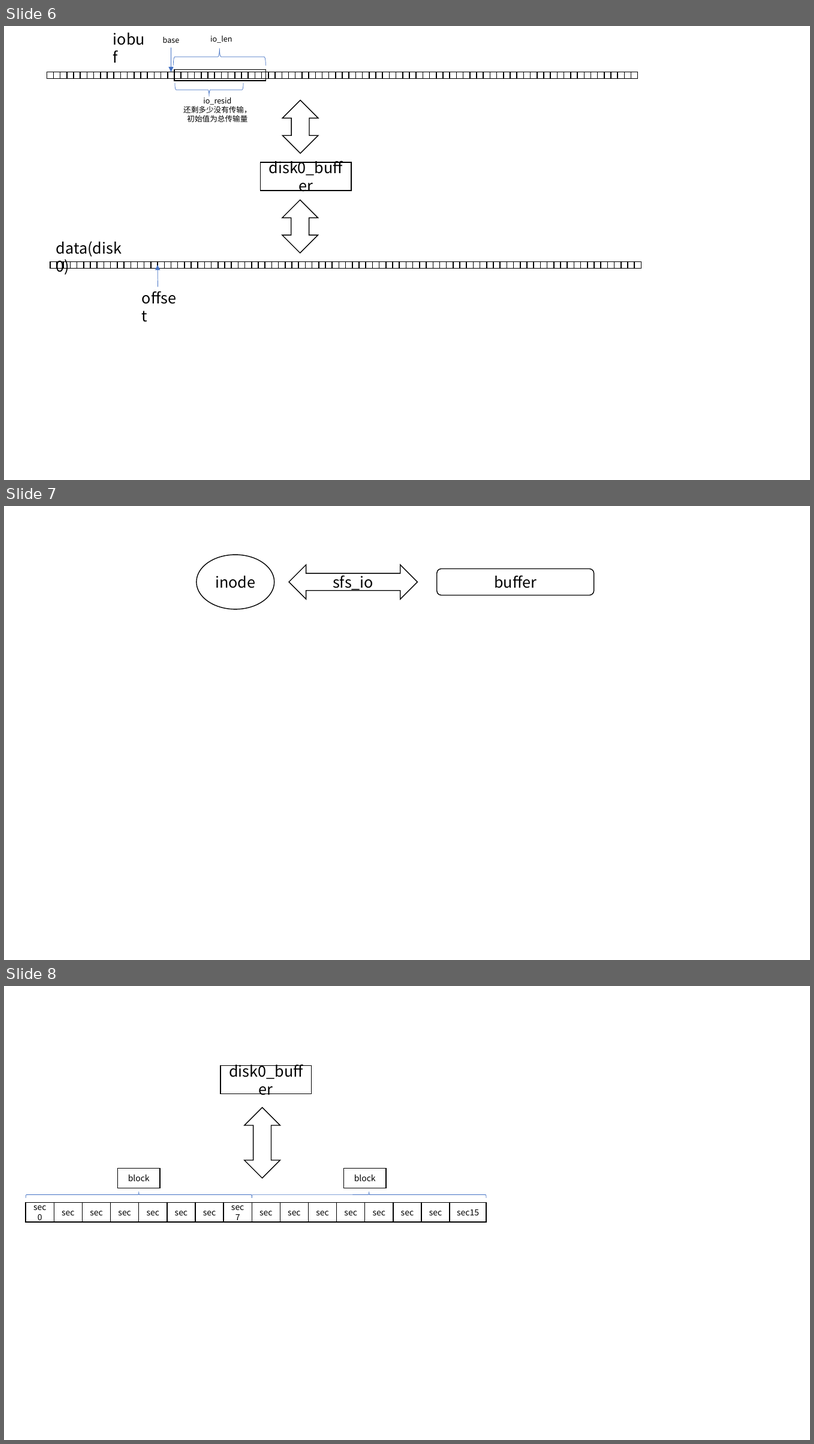
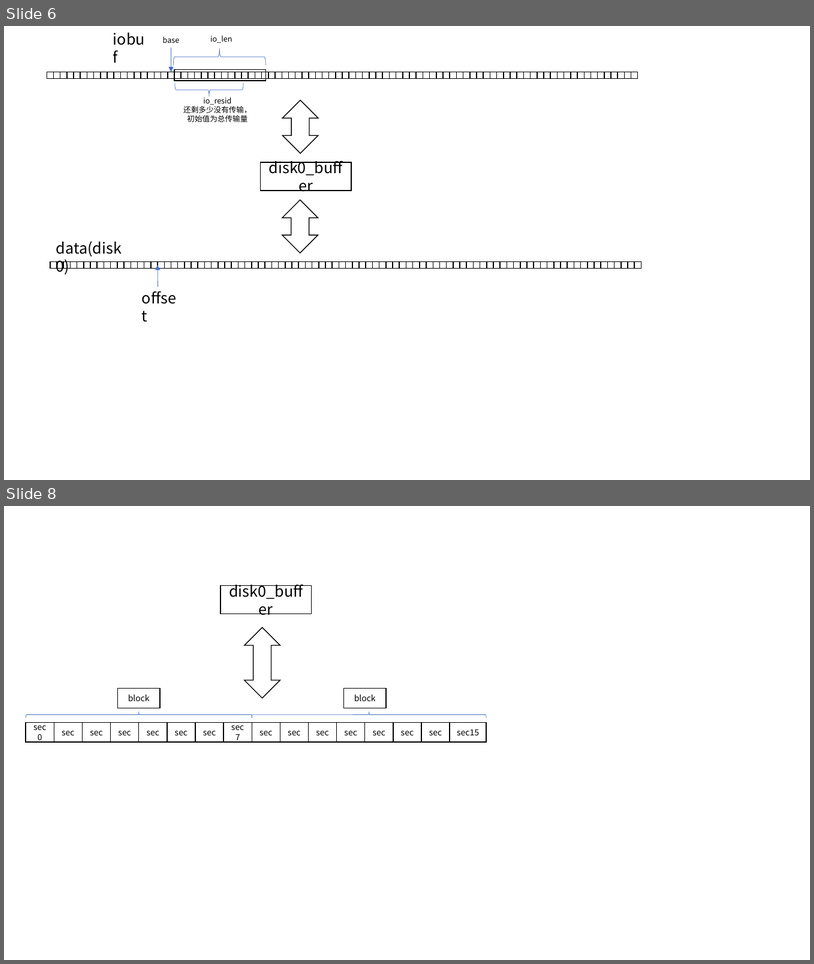
Before and after one commit to libinyl/lcore, a slide deck: ppts/文件系统.pptx. Shown one above the other, each under a label of ours: slides 6, 7 and 8 before the commit, slides 6 and 8 after it; the slides between them are not shown. The pictures are 814x1444 and 814x964 pixels, drawn with LibreOffice and Linux fonts; fonts in the diff are those of the drawing. Boxes give left, top, right and bottom in pixels: in the first picture for what was removed or moved away, otherwise in the second. Text is boxed around its words. In the diff, an @@ line names an element or a change of style, - is before the commit and + after.

```diff
--- a/ppts/文件系统.pptx
+++ b/ppts/文件系统.pptx
@@ slide 7 removed at [4, 506, 810, 960], background #FFFFFF @@
@@ ellipse removed at [197, 555, 275, 609] @@
-inode
@@ left right arrow removed at [289, 565, 418, 599] @@
-sfs_io
@@ rounded rectangle removed at [437, 569, 594, 595] @@
-buffer
```
Also in this commit, not shown: 1 slide changed, 3 slides added, 21 other files.
